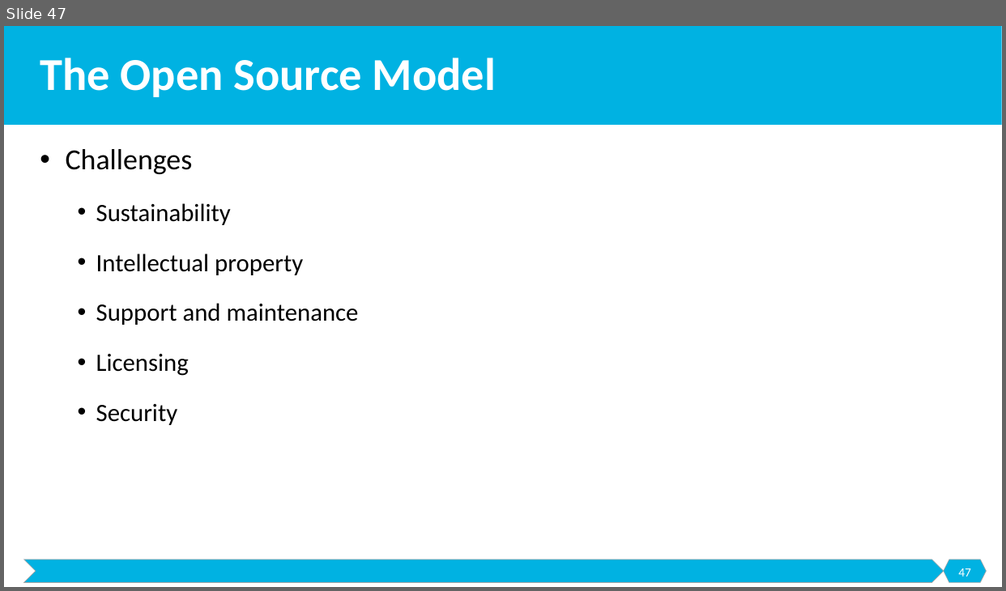
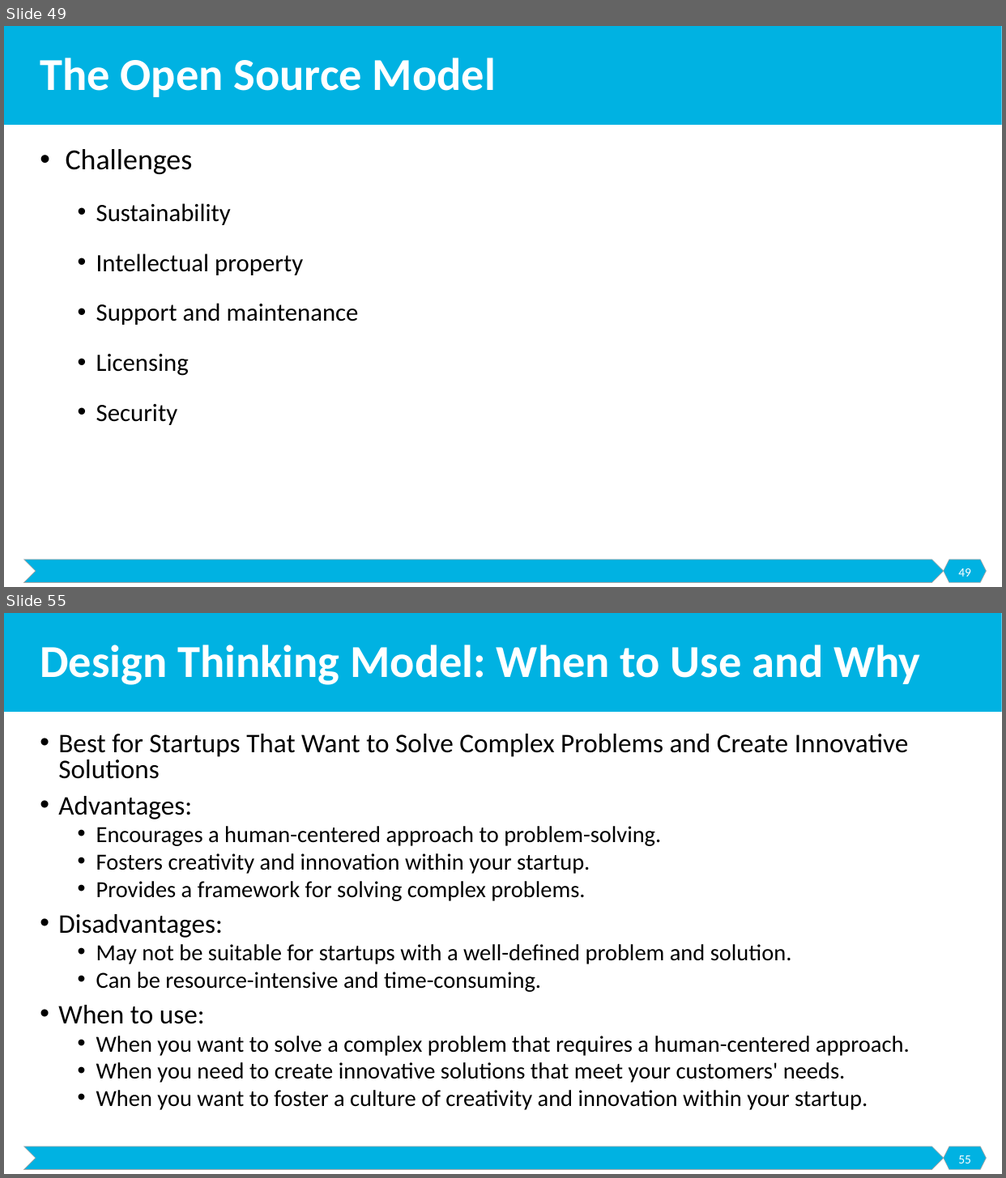
Before and after one commit to malenezi/malenezi, a slide deck: SE495/Lectures/2-Models/Models.pptx. Shown one above the other, each under a label of ours: slide 47 before the commit, slides 49 and 55 after it; the slides between them are not shown. The pictures are 1006x591 and 1006x1178 pixels, drawn with LibreOffice and Linux fonts; fonts in the diff are those of the drawing. Boxes give left, top, right and bottom in pixels: in the first picture for what was removed or moved away, otherwise in the second. Text is boxed around its words. In the diff, an @@ line names an element or a change of style, - is before the commit and + after.

```diff
--- a/SE495/Lectures/2-Models/Models.pptx
+++ b/SE495/Lectures/2-Models/Models.pptx
@@ slide 55 added at [4,613,1002,1174], background #FFFFFF; not listed: 3 template elements that a slide beside it also shows @@
@@ title added at [40,645,920,685], 44 pt, text #FFFFFF, bold @@
+Design Thinking Model: When to Use and Why
@@ text added at [58,734,910,1110], 22.2 pt, text #000000 @@
+• Best for Startups That Want to Solve Complex Problems and Create Innovative Solutions
+• Advantages:
+  • Encourages a human-centered approach to problem-solving.
+  • Fosters creativity and innovation within your startup.
+  • Provides a framework for solving complex problems.
+• Disadvantages:
+  • May not be suitable for startups with a well-defined problem and solution.
+  • Can be resource-intensive and time-consuming.
+• When to use:
+  • When you want to solve a complex problem that requires a human-centered approach.
+  • When you need to create innovative solutions that meet your customers' needs.
+  • When you want to foster a culture of creativity and innovation within your startup.
@@ page number added at [958,1156,971,1164], 12 pt, text #FFFFFF @@
+55
@@ what was slide 47 is now slide 49 @@
@@ page number at [958,569,971,577]: text changed @@
-47
+49
```
Also in this commit, not shown: 7 other slides added.
